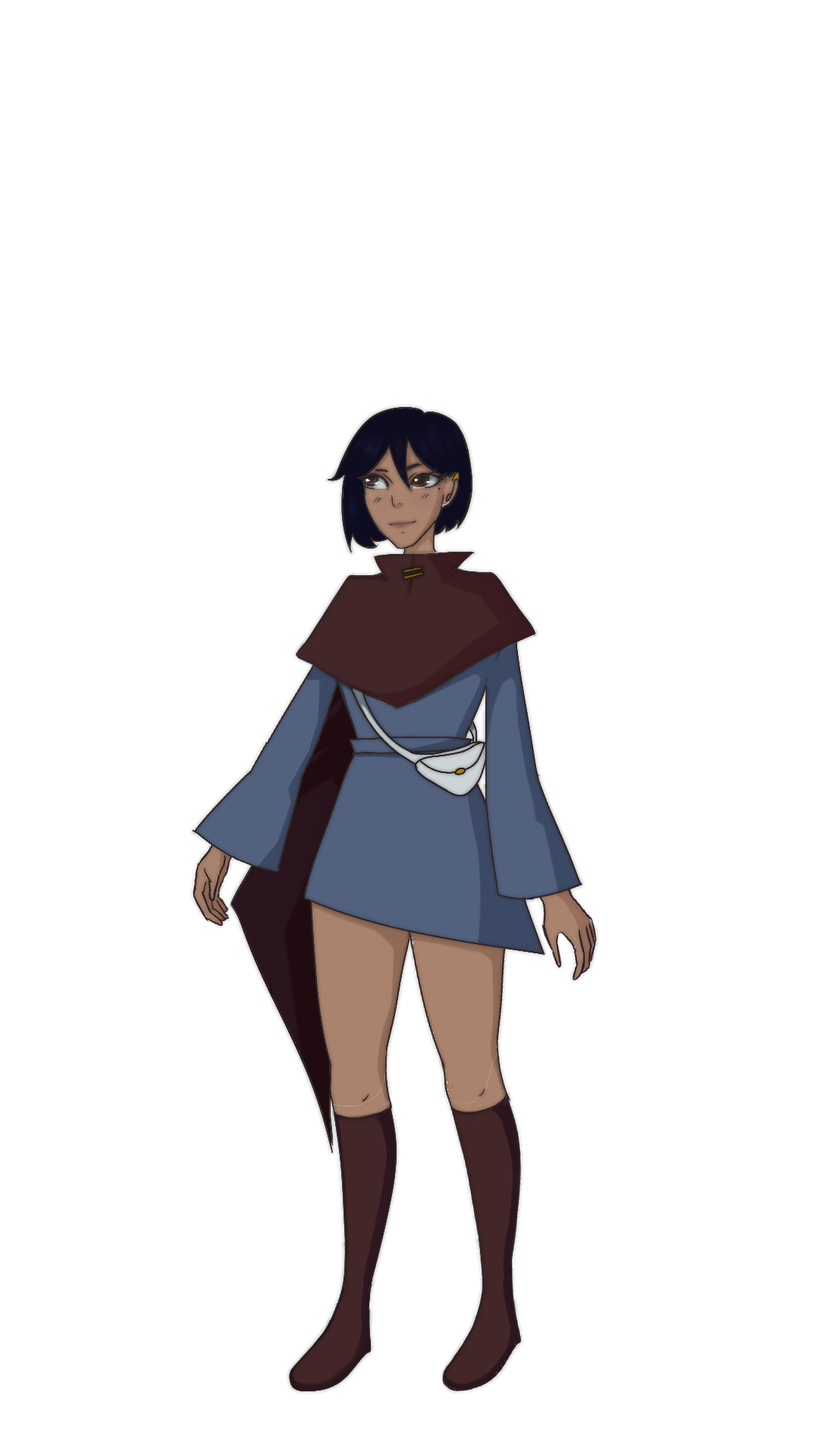
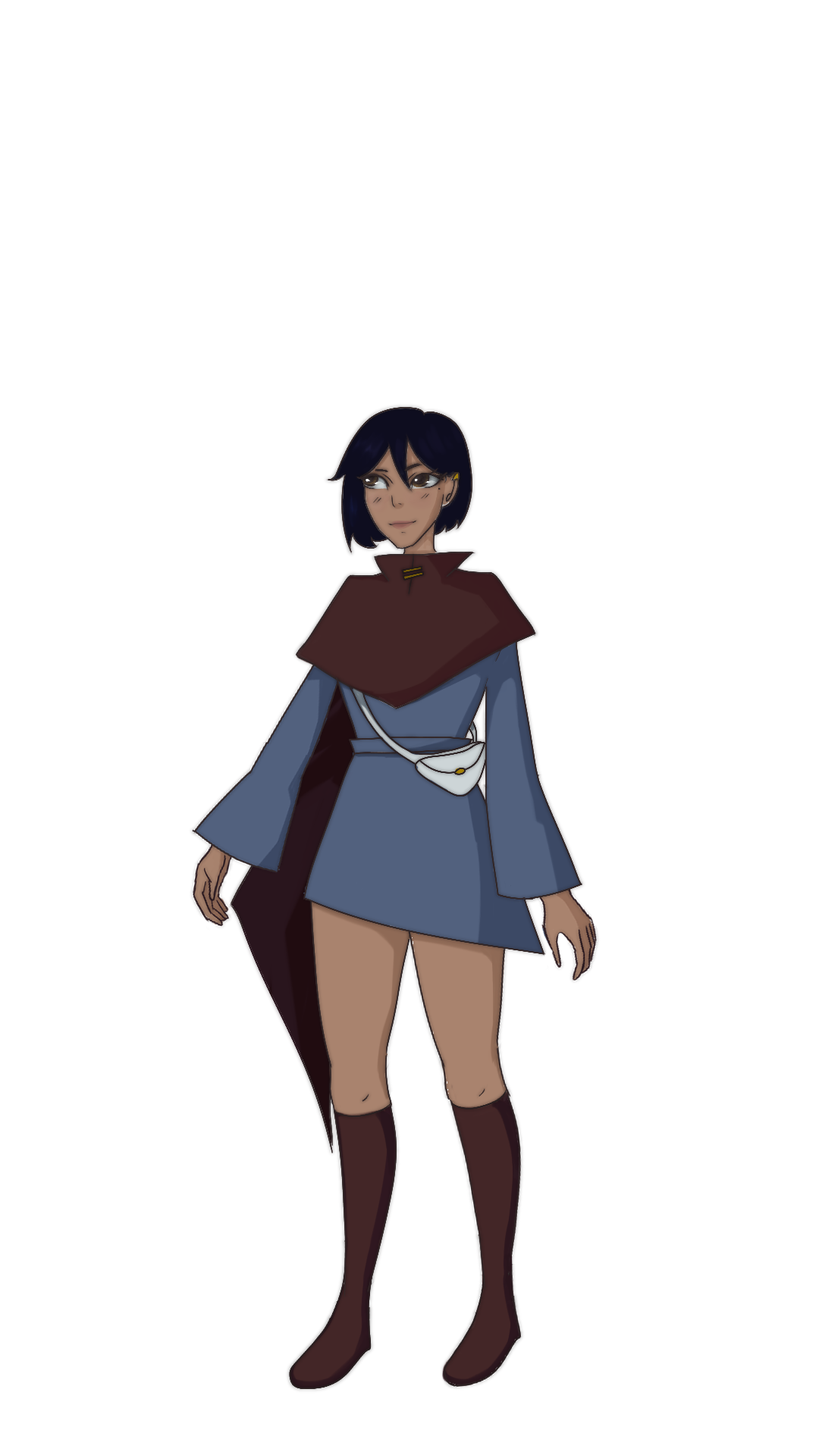
The second 819px x 1455px image is a revision of the first. Changes to its layers:
painted on "Layer 14 Copy" over 444, 1042, 524, 1316
painted on "Layer 14 Copy 3" over 439, 1264, 525, 1395
painted on "Layer 14 Copy 5" over 285, 1280, 376, 1395
painted on "Layer 14" over 328, 932, 413, 1307
